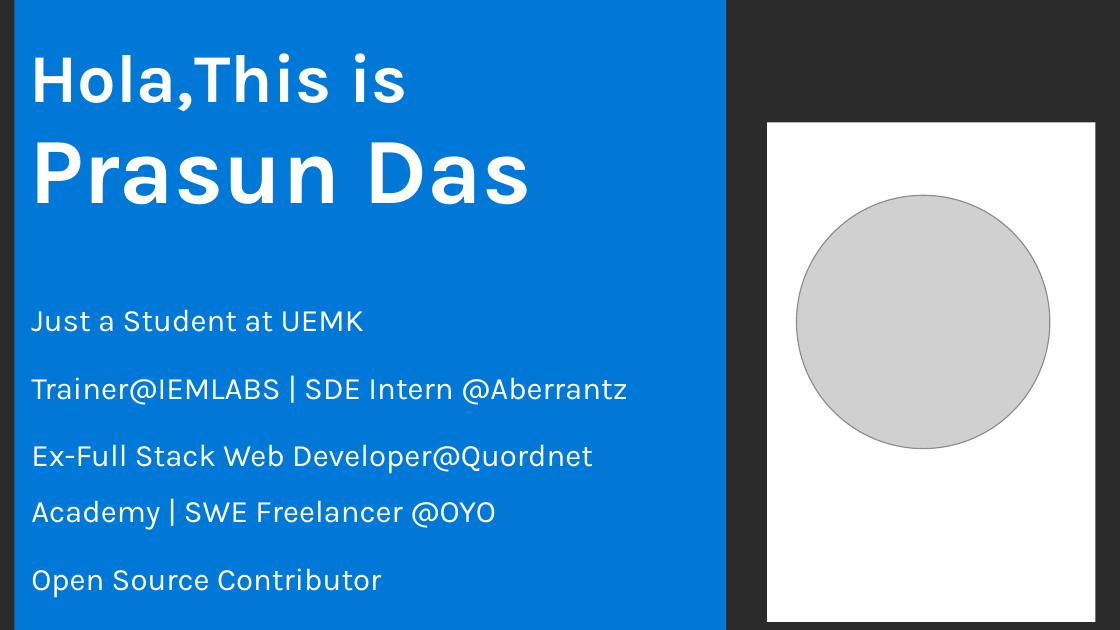
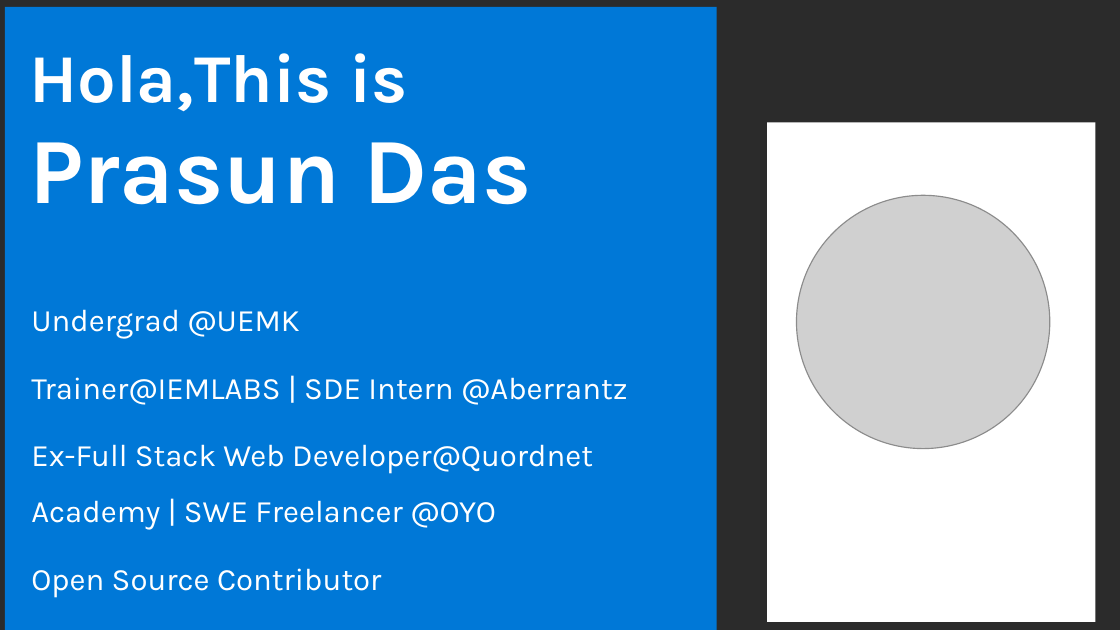
Before and after one commit to Prasundas99/Web-Development-Traning, a slide deck: slide 1 of 00. Introduction/PPT Personal .pptx. Drawn at 1120x630 pixels with LibreOffice and Linux fonts; fonts in the diff are those of the drawing; grey boxes stand for pictures; background and template pictures are left out; a plain dark background stands for a picture behind light text. Boxes give left, top, right and bottom in pixels: in the first picture for what was removed or moved away, otherwise in the second. Text is boxed around its words. In the diff, an @@ line names an element or a change of style, - is before the commit and + after.

Commit message:
done

```diff
--- a/00. Introduction/PPT Personal .pptx
+++ b/00. Introduction/PPT Personal .pptx
@@ rectangle: place and size @@
-rectangle at (15,0,727,629)
+rectangle at (4,7,717,630)
@@ text at (31,309,299,339): text changed @@
-Just a Student at UEMK
+Undergrad @UEMK
```
Also in this commit, not shown: 2 other slides changed, 1 slide removed.
